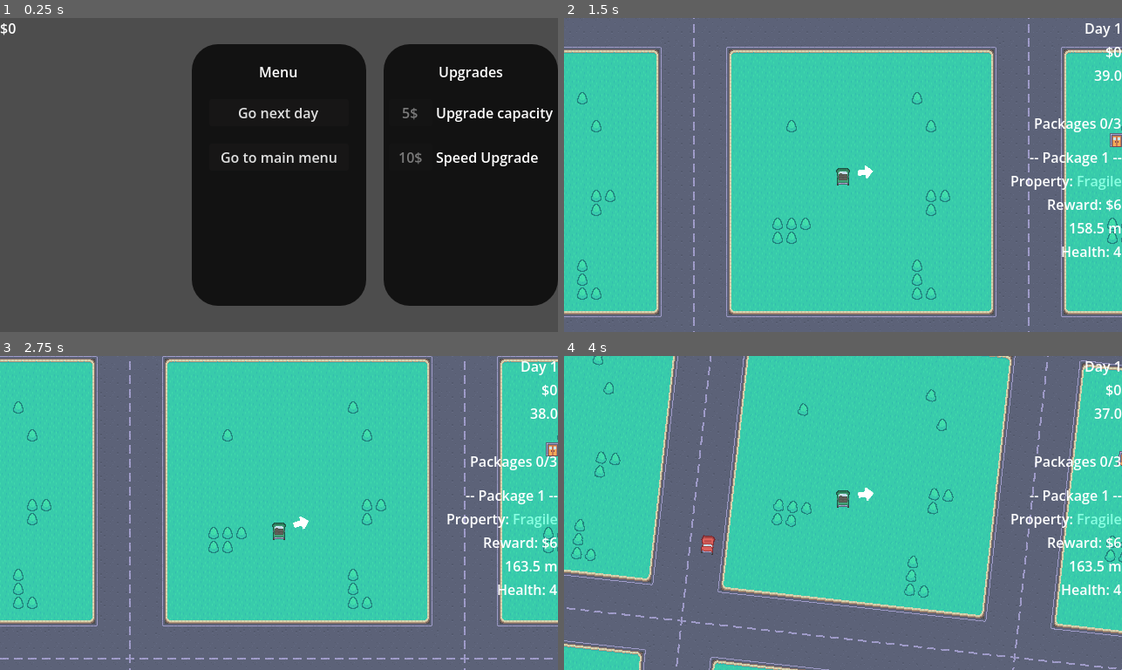
Above: before the commit, frames 1-4 (two rows, left to right).
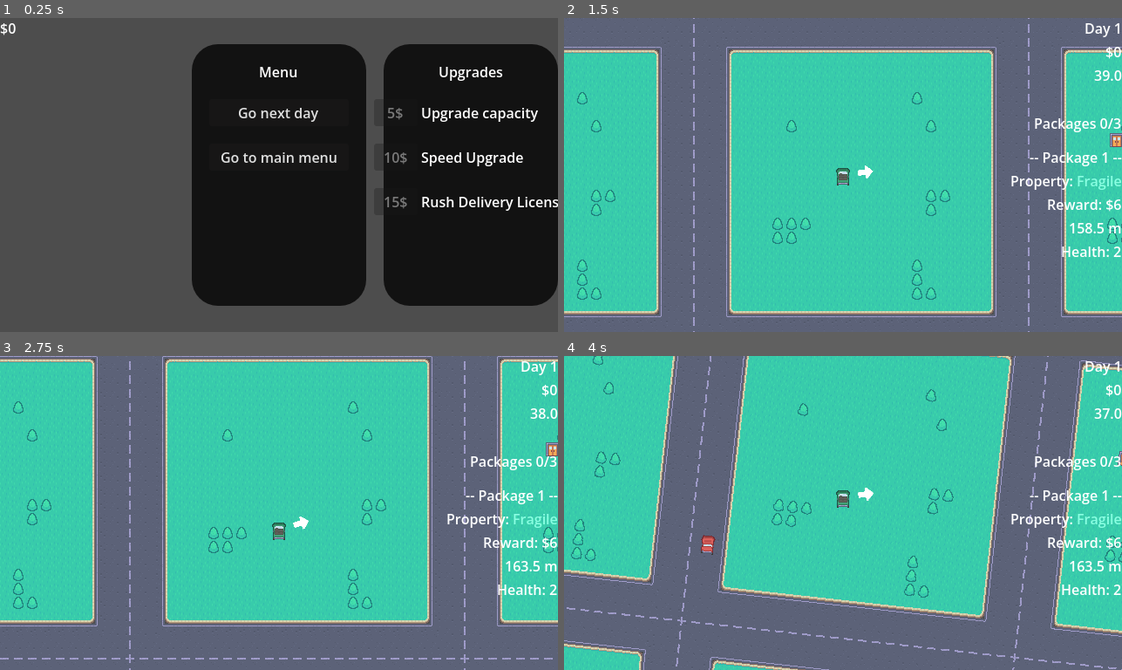
Above: after the commit, the same moments.

Repository: ruben-velasquez/rush-and-deliver
Game: Godot game, scene res://scenes/upgrade_menu.tscn
Two runs of this game, one before a commit and one after it. Both use one fixed random seed, a clock stepped at 60 frames per second and the inputs below. This scene is started directly instead of the project's main scene.
Inputs:
- Up to frame 1 (0.25 s): no input
- Up to frame 2 (1.5 s): click "Go next day" at 0.5 s; hold D (right) from 1.28 s (still down)
- Up to frame 3 (2.75 s): tap Enter at 2 s; release D (right) at 2.03 s; hold S (down) from 2.03 s (still down)
- Up to frame 4 (4 s): release S (down) at 2.78 s; hold D (right) 2.78-3.53 s; hold W (up) from 3.53 s (still down)

The runs differ from the first frame. In frame 1, 1.7% of the frame differs, in the area x 68-100%, y 28-62%; in frame 2, less than 0.1%; in frame 3, less than 0.1%; in frame 4, less than 0.1%.

Commit message:
feat: improve upgrades system and add new upgrades

Diff:
--- a/scripts/objects/package.gd
+++ b/scripts/objects/package.gd
@@ -18,10 +18,10 @@
 func setup():
 	match property:
 		PackageProperty.URGENT:
-			urgent_time_left = 10
+			urgent_time_left = RunData.stats.urgent_packages_time
 
 		PackageProperty.FRAGILE:
-			fragile_health = 4
+			fragile_health = RunData.stats.fragile_packages_health
 
 		PackageProperty.HEAVY:
-			weight_multiplier = 0.8
+			weight_multiplier = RunData.stats.heavy_packages_speed_mult
--- a/scripts/objects/upgrade.gd
+++ b/scripts/objects/upgrade.gd
@@ -4,7 +4,7 @@
 var name: String
 var base_price: int
 var unique: bool
-var weight: int
+var weight: int = 1
 
 func on_purchase():
 	pass
--- a/scripts/packages_manager.gd
+++ b/scripts/packages_manager.gd
@@ -92,11 +92,11 @@
 
 	match property:
 		Package.PackageProperty.URGENT:
-			multiplier = 2.2
+			multiplier = 2.2 * RunData.stats.urgent_reward_mult
 		Package.PackageProperty.HEAVY:
-			multiplier = 1.3
+			multiplier = 1.3 * RunData.stats.heavy_reward_mult
 		Package.PackageProperty.FRAGILE:
-			multiplier = 1.5
+			multiplier = 1.5 * RunData.stats.fragile_reward_mult
 
 	var reward = (base + per_distance) * multiplier * randomness
 
--- a/scripts/run_stats.gd
+++ b/scripts/run_stats.gd
@@ -3,5 +3,13 @@
 
 var package_capacity := 3
 var speed_multiplier := 1.0
-var fragile_packages_health := 4.0
+
+var fragile_packages_health := 2.0
+var urgent_packages_time := 20
+var heavy_packages_speed_mult := 0.8
+
 var max_unique_upgrades := 3
+
+var fragile_reward_mult := 1.0
+var urgent_reward_mult := 1.0
+var heavy_reward_mult := 1.0
--- a/scripts/upgrade_option.gd
+++ b/scripts/upgrade_option.gd
@@ -13,9 +13,22 @@
 	label.text = _upgrade.name
 	label.tooltip_text = _upgrade.get_description()
 	purchase_button.text = "%s$" % UpgradesManager.get_upgrade_price(_upgrade)
-	if RunData.money < UpgradesManager.get_upgrade_price(_upgrade):
+
+	measure_availability()
+	UpgradesManager.on_upgrades_change.connect(measure_availability)
+
+	purchase_button.pressed.connect(on_purchase)
+
+func measure_availability():
+	if UpgradesManager.has_upgrade(_upgrade):
 		purchase_button.disabled = true
-	purchase_button.pressed.connect(on_purchase)
+		purchase_button.tooltip_text = "Already purchased"
+	elif RunData.money < UpgradesManager.get_upgrade_price(_upgrade):
+		purchase_button.disabled = true
+		purchase_button.tooltip_text = "Not enough money"
+	elif RunData.stats.max_unique_upgrades <= UpgradesManager.unique_upgrades_quantity():
+		purchase_button.disabled = true
+		purchase_button.tooltip_text = "Not enough space"
 
 func on_purchase():
 	purchase_button.disabled = true
--- a/scripts/upgrades/capacity_upgrade.gd
+++ b/scripts/upgrades/capacity_upgrade.gd
@@ -5,7 +5,6 @@
 	name = "Upgrade capacity"
 	base_price = 5
 	unique = false
-	weight = 1
 
 func apply_stats():
 	RunData.stats.package_capacity += 1
--- /dev/null
+++ b/scripts/upgrades/reinforced_storage_upgrade.gd
@@ -0,0 +1,13 @@
+class_name ReinforcedStorageUpgrade
+extends Upgrade
+
+func _init() -> void:
+	name = "Reinforced Storage"
+	base_price = 7
+	unique = true
+
+func apply_stats():
+	RunData.stats.fragile_packages_health += 1
+
+func get_description() -> String:
+	return "+1 Packages durability"
--- /dev/null
+++ b/scripts/upgrades/risky_delivery_upgrade.gd
@@ -0,0 +1,14 @@
+class_name RiskyDeliveryUpgrade
+extends Upgrade
+
+func _init() -> void:
+	name = "Risky delivery"
+	base_price = 10
+	unique = true
+
+func get_description() -> String:
+	return "1.5x Fragile Reward\n-1 Fragile durability"
+
+func apply_stats():
+	RunData.stats.fragile_packages_health -= 1
+	RunData.stats.fragile_reward_mult *= 1.5
--- /dev/null
+++ b/scripts/upgrades/rush_delivery_upgrade.gd
@@ -0,0 +1,13 @@
+class_name RushDeliveryLicenseUpgrade
+extends Upgrade
+
+func _init() -> void:
+	name = "Rush Delivery License"
+	base_price = 15
+	unique = true
+
+func get_description() -> String:
+	return "+10seg Urgent time bonus"
+
+func apply_stats():
+	RunData.stats.urgent_packages_time += 10
--- a/scripts/upgrades/speed_upgrade.gd
+++ b/scripts/upgrades/speed_upgrade.gd
@@ -5,7 +5,6 @@
 	unique = true
 	name = "Speed Upgrade"
 	base_price = 10
-	weight = 2
 
 func get_description() -> String:
 	return "1.2x Speed"
--- a/scripts/upgrades_manager.gd
+++ b/scripts/upgrades_manager.gd
@@ -3,12 +3,18 @@
 var current_upgrades: Array[Upgrade] = []
 var upgrade_pool: Array[Callable] = [
 	func(): return CapacityUpgrade.new(),
-	func(): return SpeedUpgrade.new()
+	func(): return SpeedUpgrade.new(),
+	func(): return ReinforcedStorageUpgrade.new(),
+	func(): return RushDeliveryLicenseUpgrade.new(),
+	func(): return RiskyDeliveryUpgrade.new()
 ]
+
+signal on_upgrades_change
 
 func _ready() -> void:
 	GameManager.on_day_end.connect(on_day_end)
 	GameManager.on_day_start.connect(on_day_start)
+	on_upgrades_change.connect(rebuild_stats)
 
 func on_day_start():
 	for upgrade in current_upgrades:
@@ -31,7 +37,8 @@
 	GameManager.give_money(-get_upgrade_price(upgrade))
 	current_upgrades.append(upgrade)
 	upgrade.on_purchase()
-	rebuild_stats()
+
+	on_upgrades_change.emit()
 
 func get_upgrade_price(upgrade: Upgrade) -> int:
 	return upgrade.get_price()
Not shown, added: scripts/upgrades/reinforced_storage_upgrade.gd.uid
Not shown, added: scripts/upgrades/risky_delivery_upgrade.gd.uid
Not shown, added: scripts/upgrades/rush_delivery_upgrade.gd.uid
